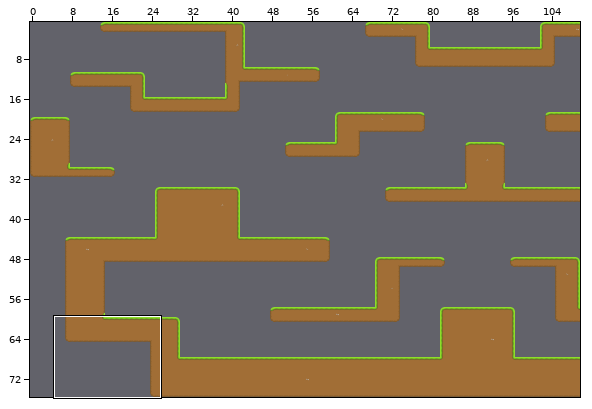
An edit to a level. Tiled map, resources/map/map1.tmx. Above, an overview of the earlier version with the close-up marked.
Close-up. First the earlier version:
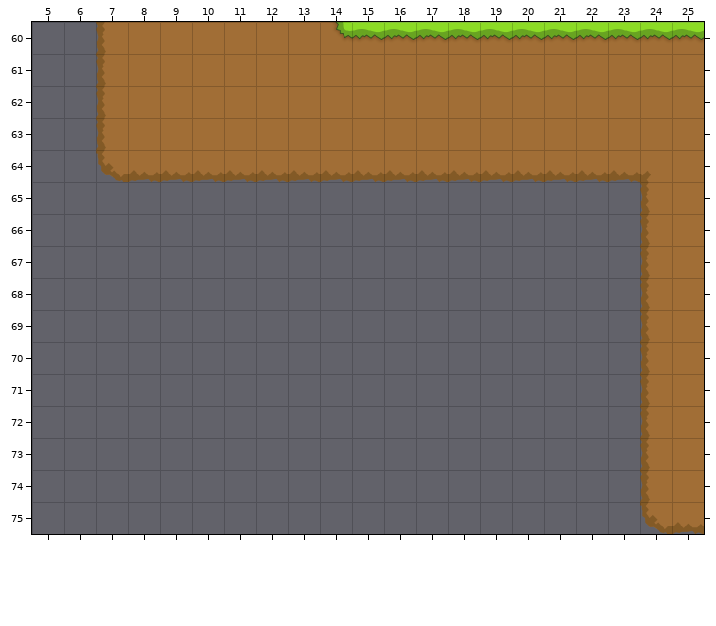
Cells are 32x32 px. Shown: x 5..25, y 60..75. The commit also changed other parts of the map, which this record leaves out.
Once edited:
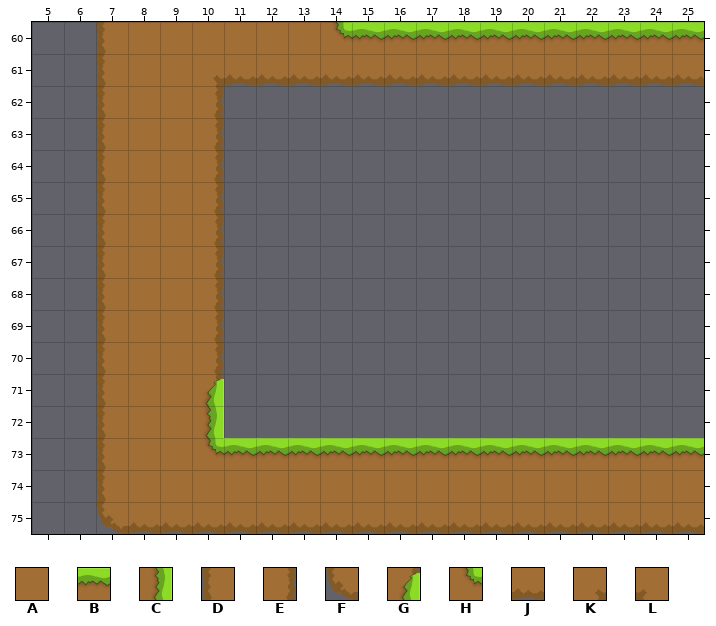
Key: from "grass": A 1, B 7, C 8, D 11, E 12, F 18, G 20, H 22, J 25, K 26, L 27.
_ is an empty cell.
Changes in this commit:
Layer "Tilelaag 1":
y 61: x 10..25 AAAAAAAAAAAAAAAA -> KJJJJJJJJJJJJJJJ
y 62..63: x 10..25 AAAAAAAAAAAAAAAA -> E_______________
y 64: x 7..25 FJJJJJJJJJJJJJJJJLA -> DAAE_______________
y 65..70: x 7..10 ____ -> DAAE; x 24..25 DA -> __
y 71: x 7..10 ____ -> DAAG; x 24..25 DA -> __
y 72: x 7..10 ____ -> DAAC; x 24..25 DA -> __
y 73: x 7..25 _________________DA -> DAAHBBBBBBBBBBBBBBB
y 74: x 7..24 _________________D -> DAAAAAAAAAAAAAAAAA
y 75: x 7..24 _________________F -> FJJJJJJJJJJJJJJJJJ
